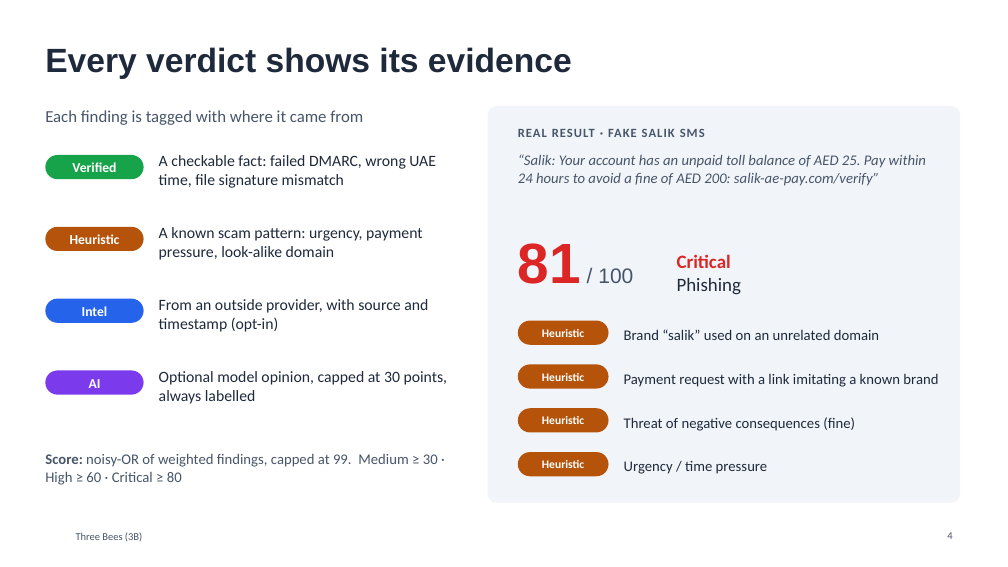
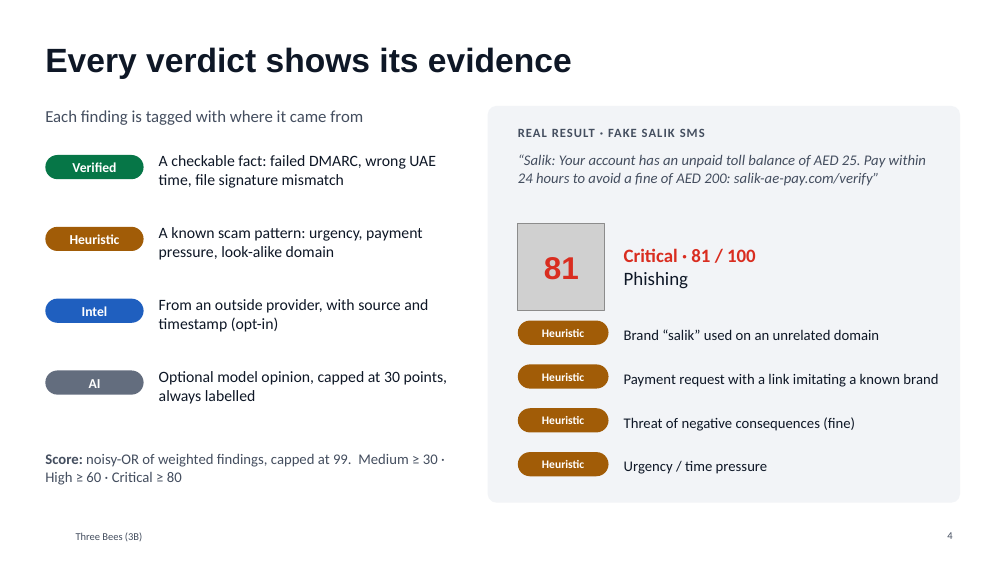
Before and after one commit to Mezx-1/three-bees, a slide deck: slide 4 of docs/presentation/ThreeBees_3B.pptx. Drawn at 1008x567 pixels with LibreOffice and Linux fonts; fonts in the diff are those of the drawing; grey boxes stand for pictures; background and template pictures are left out. Boxes give left, top, right and bottom in pixels: in the first picture for what was removed or moved away, otherwise in the second. Text is boxed around its words. In the diff, an @@ line names an element or a change of style, - is before the commit and + after.

```diff
--- a/docs/presentation/ThreeBees_3B.pptx
+++ b/docs/presentation/ThreeBees_3B.pptx
@@ rounded rectangle at box(488, 106, 960, 503): fill #F1F5F9 to #F2F4F7 @@
@@ rounded rectangle at box(45, 155, 144, 179): fill #16A34A to #067647 @@
@@ text "“Salik: Your account has an ..." at box(518, 154, 926, 186): text colour #475569 to #444E5F @@
@@ fill #B45309 to #A15C07 in 5 elements at box(518, 321, 609, 345), box(518, 364, 609, 389), box(518, 408, 609, 433), box(518, 452, 609, 476), box(45, 227, 144, 251) @@
@@ text "81" at box(544, 257, 579, 280): vertical alignment bottom to middle @@
@@ picture added at box(518, 223, 605, 310) @@
@@ text "Critical · 81 / 100": place and size @@
-text "Critical · 81 / 100" at box(677, 254, 741, 295)
+text "Critical · 81 / 100" at box(624, 248, 756, 289)
@@ text "Critical · 81 / 100" at box(624, 248, 756, 289): vertical alignment bottom to middle @@
@@ text at box(544, 257, 579, 280): text changed; size 20 to 30 pt; text colour #475569 to #D92D20; bold on @@
-81 / 100
+81
@@ text at box(624, 248, 756, 262): text changed; text colour #DC2626 to #D92D20 @@
-Critical
+Critical · 81 / 100
@@ rounded rectangle at box(45, 299, 144, 323): fill #2563EB to #1F5FBF @@
@@ text at box(624, 272, 688, 289): text colour #1E293B to #0E1726 in "Phishing" @@
@@ rounded rectangle at box(45, 371, 144, 395): fill #7C3AED to #636D7E @@
@@ text colour #1E293B to #0E1726 in 9 elements at box(45, 47, 572, 79), box(159, 155, 436, 188), box(159, 227, 422, 260), box(159, 299, 428, 332), box(159, 371, 448, 404), box(624, 329, 879, 340), box(624, 373, 938, 387), box(624, 417, 855, 431), box(624, 461, 767, 474) @@
```
Also in this commit, not shown: 12 other slides changed, 3 other files.
